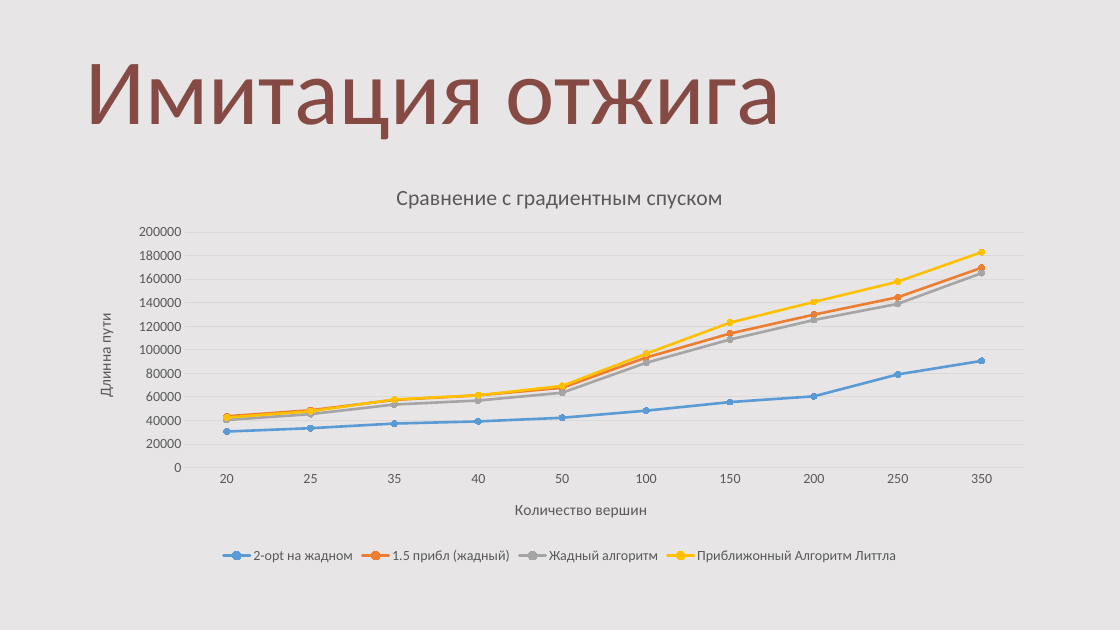
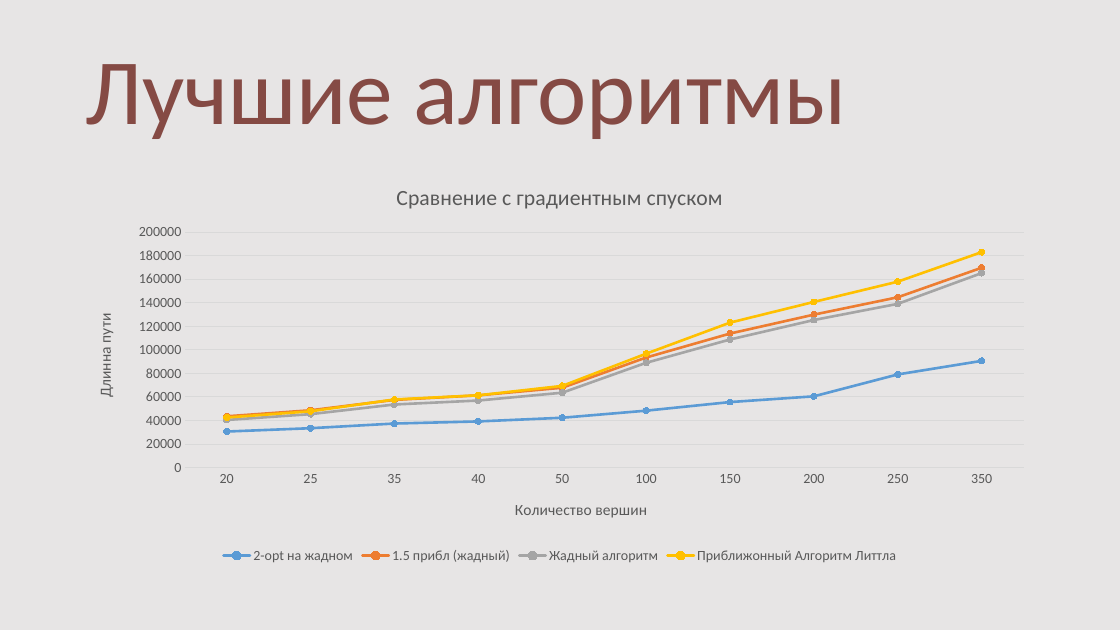
Before and after one commit to gotthit/TSPMethods, a slide deck: slide 98 of Presentation.pptx. Drawn at 1120x630 pixels with LibreOffice and Linux fonts; fonts in the diff are those of the drawing. Boxes give left, top, right and bottom in pixels: in the first picture for what was removed or moved away, otherwise in the second. Text is boxed around its words. In the diff, an @@ line names an element or a change of style, - is before the commit and + after.

Commit message:
исправил презентацию

```diff
--- a/Presentation.pptx
+++ b/Presentation.pptx
@@ title at [85, 64, 847, 139]: text changed @@
-Имитация отжига
+Лучшие алгоритмы
```
